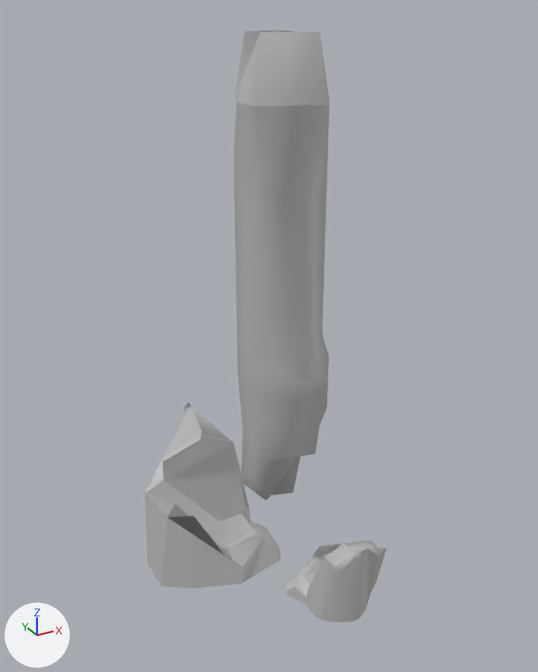
The FBX model Assets/Resources/Models/Pillar.fbx as it was, and as the next commit left it.
Camera for both pictures: a 50 mm camera at (-0.539, -0.875, 0.873) aimed at (-0.053, 0.007, 0.432). The lights are fixed; the arrows at lower left show +X, +Y and +Z. Where no turn or scale is listed for an object, it has been applied to the vertices.
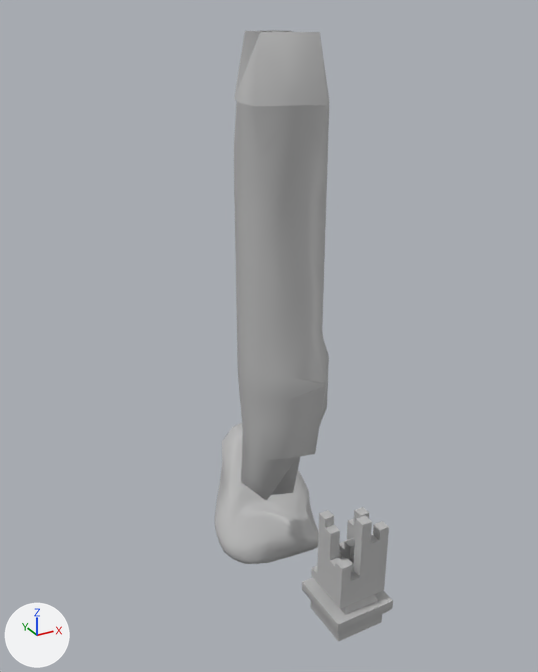
Edits to the scene script, one JSON object a line:
```json
{"block": "me_mesh_001", "where": "# used by ob_pcube2; location = (0.007, -0.114, 0.051); rotation_euler = (1.571, 0.0, 3.142), in degrees (90, 0, 180); scale = (0.1, 0.1, 0.1)"}
{"op": "remove", "block": "me_mesh_001", "code": "me_mesh_001.from_pydata(...)  # 71 vertices, 58 faces; spans x -0.85..0.67, y -0.5..0.8, z -0.48..0.9"}
{"op": "add", "block": "me_mesh_001", "code": "me_mesh_001.from_pydata(...)  # 350 vertices, 329 faces; spans x -0.94..0.8, y -0.5..1.07, z -1.14..0.71"}
{"block": "me_mesh_001", "change": "me_mesh_001 part 1: 71 vertices removed from x -0.85..0.67, y -0.5..0.8, z -0.48..0.9; 350 vertices added at x -0.94..0.8, y -0.5..1.07, z -1.14..0.71"}
{"op": "add", "block": "me_mesh_002_1", "code": ["me_mesh_002_1 = bpy.data.meshes.new('Mesh.002')", "me_mesh_002_1.from_pydata(...)  # 288 vertices, 286 faces; spans x -0.05..0.05, y -0.051..0.051, z -0.04..0.163", "me_mesh_002_1.materials.append(mat_lambert1)  # grey #bcbcbc"]}
{"op": "remove", "block": "ob_pcube1", "code": ["ob_pcube1 = bpy.data.objects.new('pCube1', me_mesh)", "ob_pcube1.location = (-0.111, 0.133, 0.074)"]}
{"op": "set", "path": "ob_pcube2.location", "old": "(0.007, -0.114, 0.051)", "new": "(0.0, 0.08, 0.061)"}
{"op": "set", "path": "ob_pcube2.rotation_euler", "old": "(1.571, 0.0, 3.142)", "new": "(1.571, 0.0, 0.0)", "note": "degrees (90, 0, 180) -> degrees (90, 0, 0)"}
{"op": "set", "path": "ob_pcube2.scale", "old": "(0.1, 0.1, 0.1)", "new": "(0.12, 0.12, 0.12)"}
{"op": "add", "block": "ob_pcube3", "code": ["ob_pcube3 = bpy.data.objects.new('pCube3', me_mesh_002_1)", "ob_pcube3.location = (0.0, -0.145, 0.041)"]}
```

Changed parts and their boxes [x1, y1, x2, y2] in the pictures (538 x 672 px):
```json
{"object": "pCube1", "change": "deleted", "before": [145, 403, 281, 589]}
{"object": "pCube2", "change": "reshaped, moved, turned, rescaled", "before": [283, 540, 386, 622], "after": [214, 422, 318, 564]}
{"object": "pCube3", "change": "added", "after": [302, 507, 393, 642]}
```
